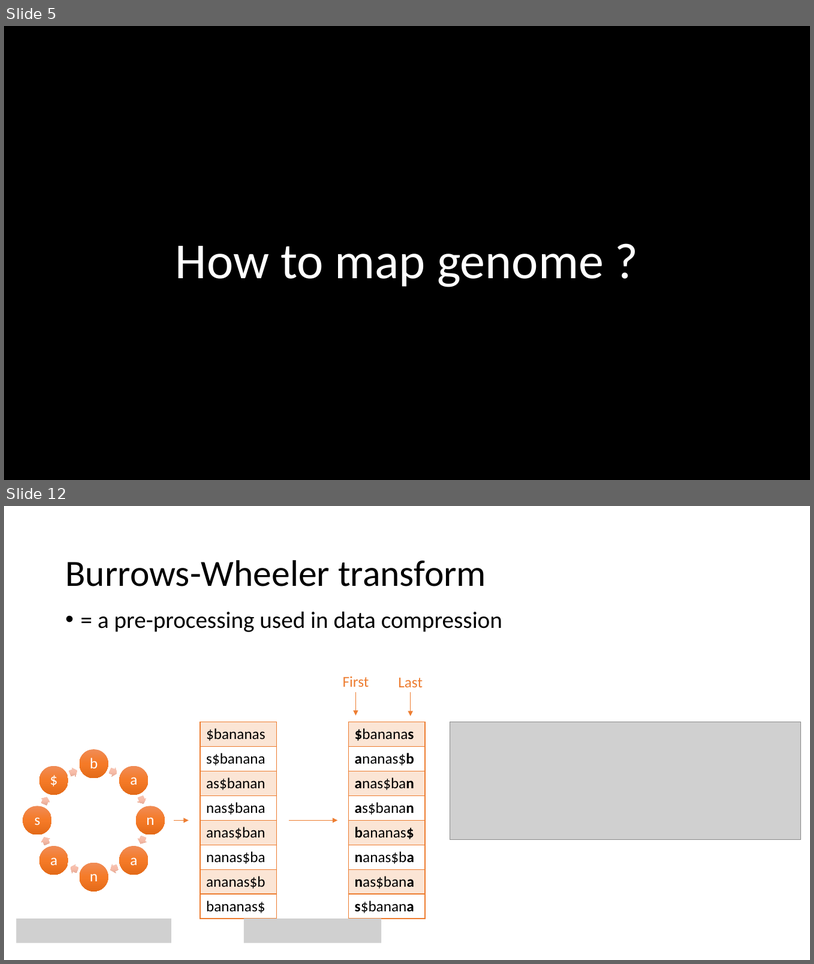
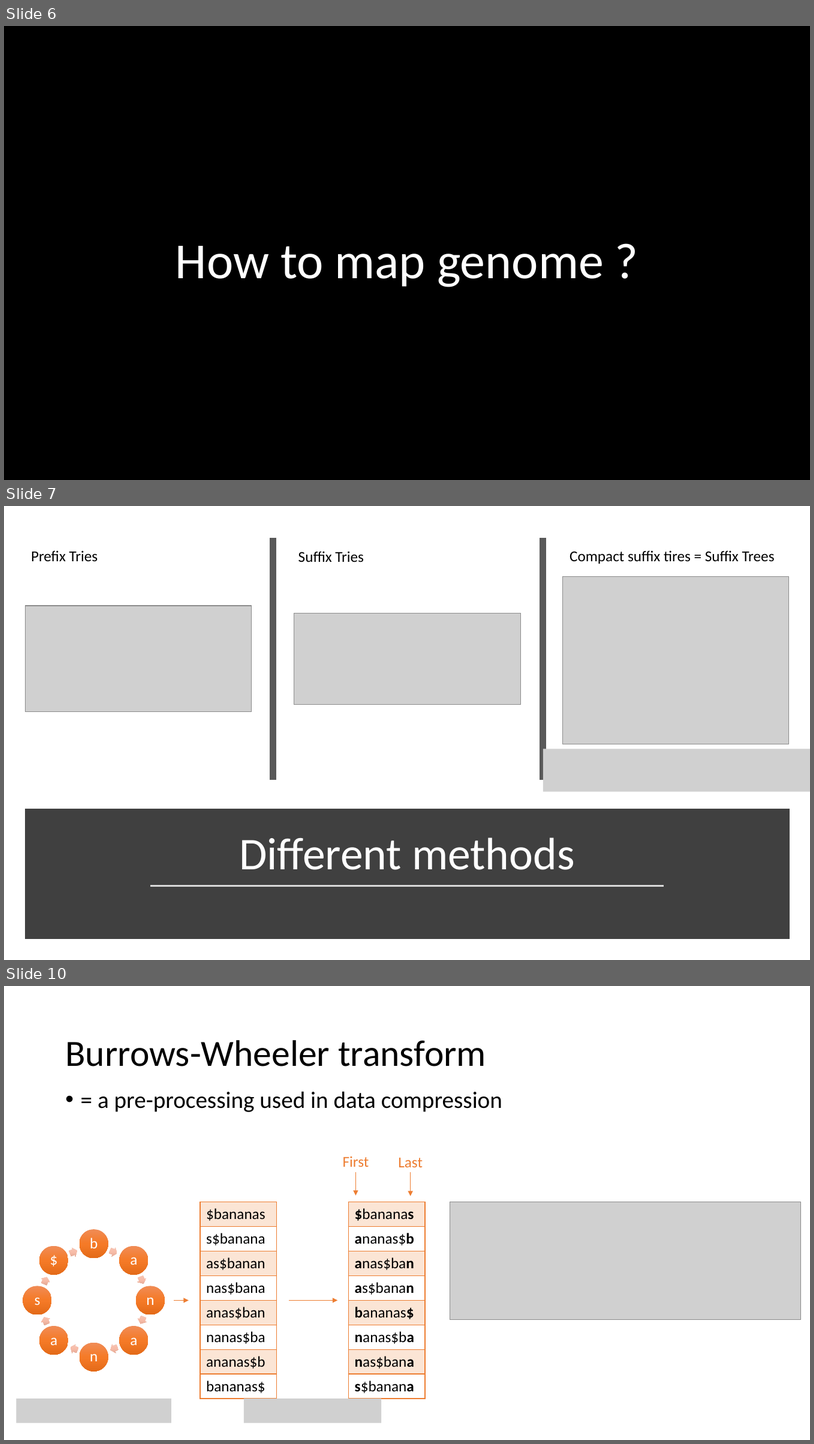
Before and after one commit to Coohrentiin/Index-structure-and-mapping, a slide deck: EXAM-Genome mapping.pptx. Shown one above the other, each under a label of ours: slides 5 and 12 before the commit, slides 6, 7 and 10 after it; the slides between them are not shown. The pictures are 814x964 and 814x1444 pixels, drawn with LibreOffice and Linux fonts; fonts in the diff are those of the drawing; grey boxes stand for pictures; background and template pictures are left out. Boxes give left, top, right and bottom in pixels: in the first picture for what was removed or moved away, otherwise in the second. Text is boxed around its words. In the diff, an @@ line names an element or a change of style, - is before the commit and + after.

```diff
--- a/EXAM-Genome mapping.pptx
+++ b/EXAM-Genome mapping.pptx
@@ slide 7 added at <box>4,506,810,960</box>, background #FFFFFF @@
@@ line added from (273, 537) to (273, 780), #595959 8 pt @@
@@ line added from (543, 537) to (543, 780), #595959 8 pt @@
@@ text added at <box>31,550,98,561</box>, 18 pt, text #000000 @@
+Prefix Tries
@@ text added at <box>299,551,364,562</box>, 18 pt, text #000000 @@
+Suffix Tries
@@ text added at <box>570,550,775,564</box>, 18 pt, text #000000 @@
+Compact suffix tires = Suffix Trees
@@ picture added at <box>563,576,789,744</box> @@
@@ picture added at <box>25,606,252,712</box> @@
@@ picture added at <box>294,613,521,705</box> @@
@@ picture added at <box>543,748,810,792</box> @@
@@ rectangle added at <box>29,813,786,935</box>, fill #404040, outline #404040 10 pt @@
@@ title added at <box>239,837,575,870</box>, 54 pt, text #FFFFFF @@
+Different methods
@@ line added from (150, 886) to (665, 886), #D9D9D9 1.75 pt @@
@@ what was slide 5 is now slide 6 @@
@@ what was slide 12 is now slide 10 @@
```
Also in this commit, not shown: 5 slides changed, 1 other slide added, 4 slides removed, 1 other file.
